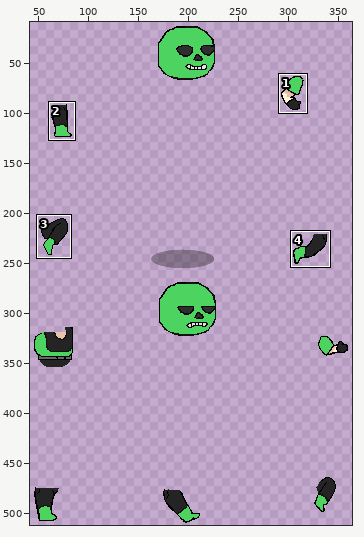
A sprite sheet gets an edit: assets/character/FighterBase/skins/4-commando3_tex.png. The first picture is a wide view before the edit; the outline marks the close-up.
Close-up. Before:
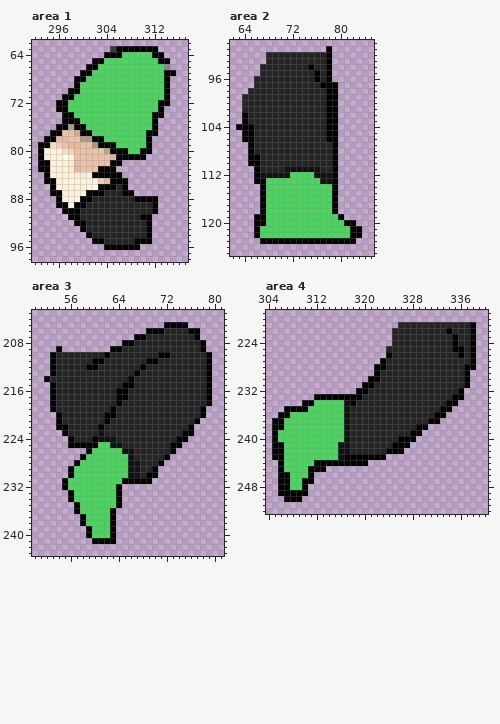
The file is 512x512 pixels. Pixels under 10% opacity are left out. Colours within 5 levels of each other are drawn and written as one. Shown: area 1: x 292..317, y 62..98; area 2: x 62..85, y 90..125; area 3: x 50..81, y 203..243; area 4: x 304..340, y 219..252. The wide view leaves out empty margins. The commit also changed other parts of the picture, which this record leaves out.
Once edited:
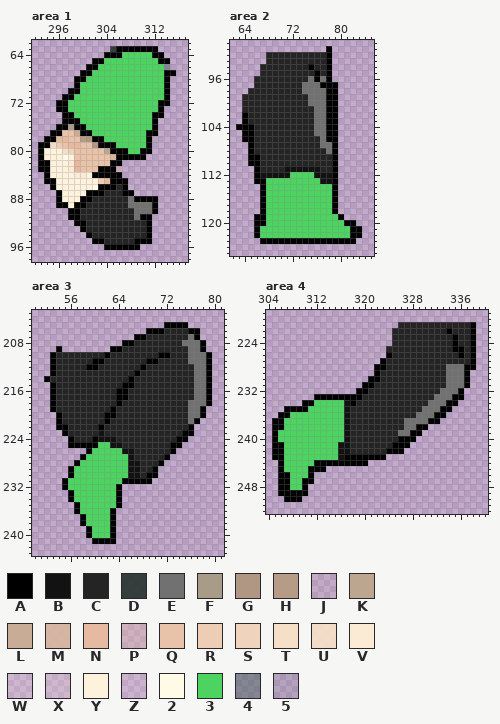
Palette (. is transparent): A #000000  B #121212  C #242424  D #2d3734f0  E #717171  F #a89b87  G #b09784  H #b69b87  J #baa8841a  K #bda690  L #c8ac95  M #d8b79ee3  N #e5baa0  P #e7bfa558  Q #e8c3a9  R #edcdb4  S #f0d3bc  T #f5dfc7  U #f5dfc8f4  V #fbebd5  W #fef2dc29  X #fef2dc31  Y #fef2dc  Z #fff4e022  2 #fffbe6  3 #4dd460  4 #415f557b  5 #486d6121
What changed:
Area 1:
Colour E replaces colour C in row 88 at x 308; in row 89 at x 308 to 311; in row 90 at x 309 to 311; in row 91 at x 309.
Colour A is removed in row 87 at x 295; in row 90 at x 297.
Colour W is removed in row 90 at x 296.
Colour X is removed in row 91 at x 297.
Colour Z is removed in row 86 at x 294.
Area 2:
Colour E replaces colour C in row 96 at x 75 and 77; in row 97 at x 74 to 76; in row 98 at x 74 to 77; in rows 99 to 100 at x 75 to 77; in rows 101 to 105 at x 76 to 77; in row 106 at x 77.
Colour E replaces colour C in row 107 at x 77 to 78; in row 108 at x 78.
Area 3:
Colour E replaces colour C in row 207 at x 76; in row 208 at x 75 to 77; in row 209 at x 76 to 77; in rows 210 to 211 at x 76 to 78; in rows 212 to 217 at x 77 to 78; in row 218 at x 76 to 78.
Colour E replaces colour C in rows 219 to 220 at x 76 to 77; in row 221 at x 76.
Area 4:
Colour E replaces colour C in rows 228 to 231 at x 334 to 336; in row 232 at x 333 to 335; in row 233 at x 332 to 334; in row 234 at x 331 to 333; in row 235 at x 330 to 332; in row 236 at x 329 to 331.
Colour E replaces colour C in row 237 at x 327 to 330; in row 238 at x 327 to 328; in row 239 at x 326 to 327.
